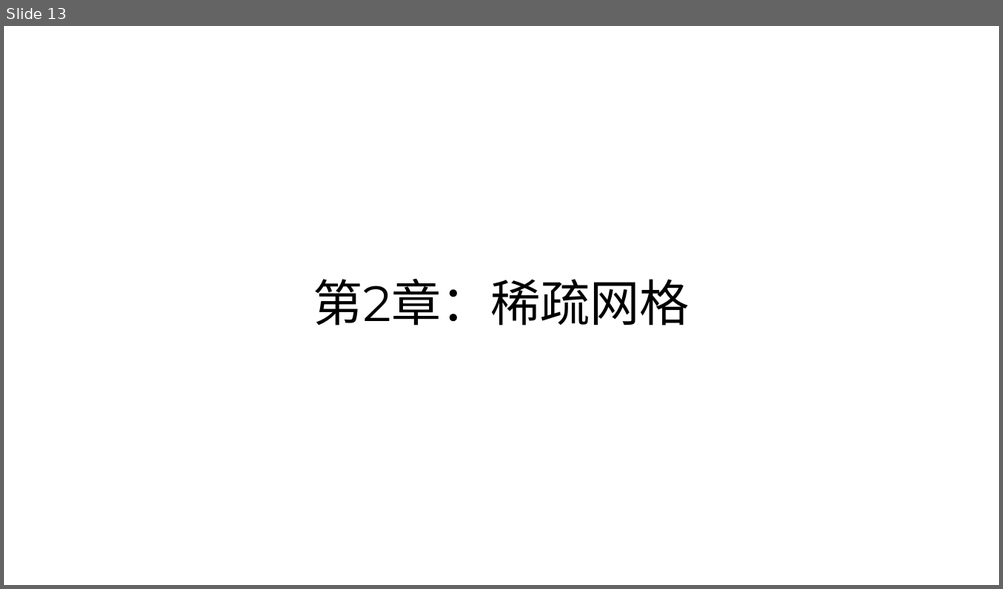
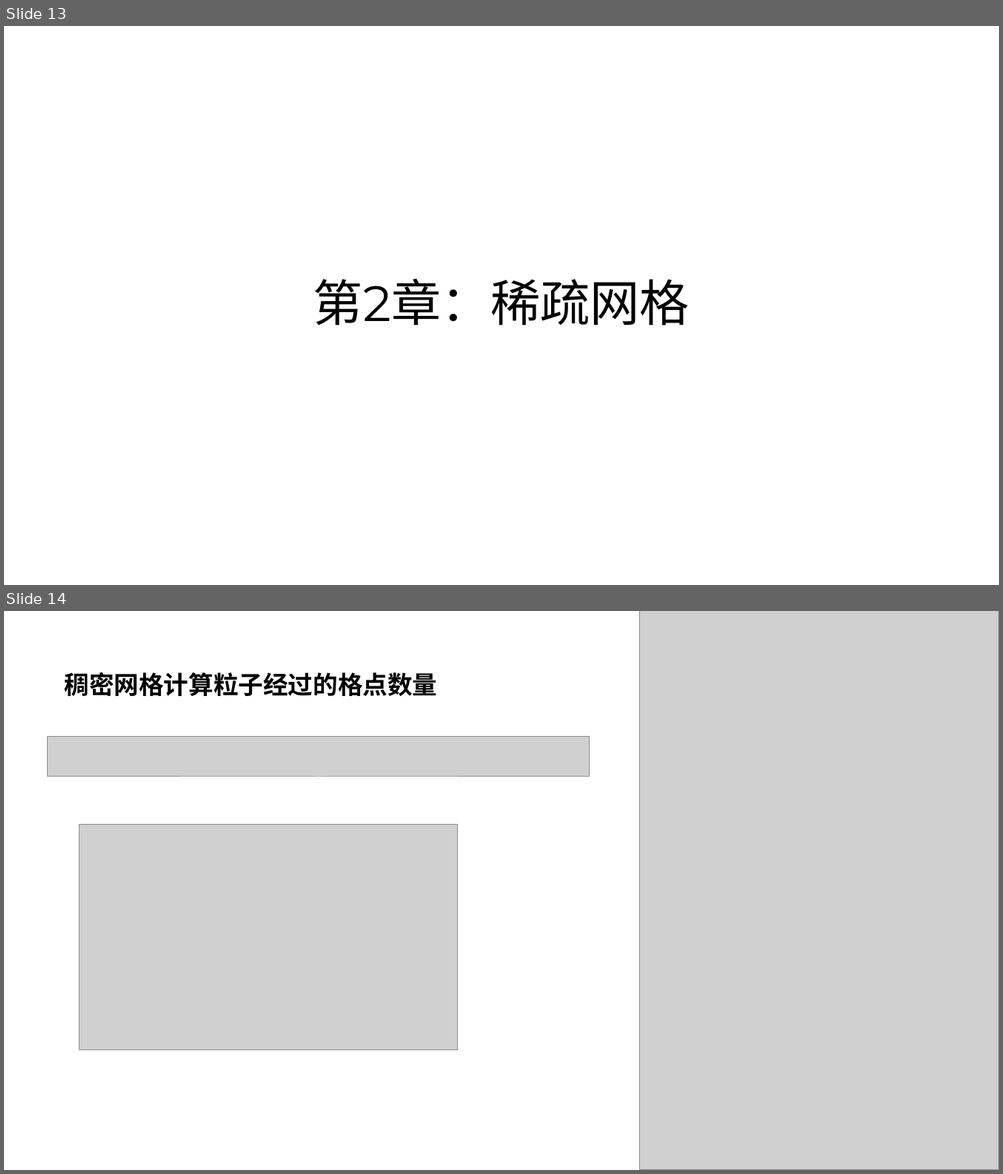
Before and after one commit to parallel101/course, a slide deck: 10/slides.pptx. Shown one above the other, each under a label of ours: slide 13 before the commit, slides 13 and 14 after it. The pictures are 1003x589 and 1003x1174 pixels, drawn with LibreOffice and Linux fonts; fonts in the diff are those of the drawing; grey boxes stand for pictures. Boxes give left, top, right and bottom in pixels: in the first picture for what was removed or moved away, otherwise in the second. Text is boxed around its words. In the diff, an @@ line names an element or a change of style, - is before the commit and + after.

```diff
--- a/10/slides.pptx
+++ b/10/slides.pptx
@@ slide 14 added at (x1=4, y1=611, x2=999, y2=1170), background #FFFFFF @@
@@ picture added at (x1=640, y1=611, x2=999, y2=1170) @@
@@ title added at (x1=64, y1=672, x2=437, y2=696), 24 pt, text #000000, bold @@
+稠密网格计算粒子经过的格点数量
@@ picture added at (x1=47, y1=736, x2=589, y2=777) @@
@@ picture added at (x1=79, y1=825, x2=457, y2=1051) @@
```
Also in this commit, not shown: 1 slide changed, 12 other slides added, 16 other files.
